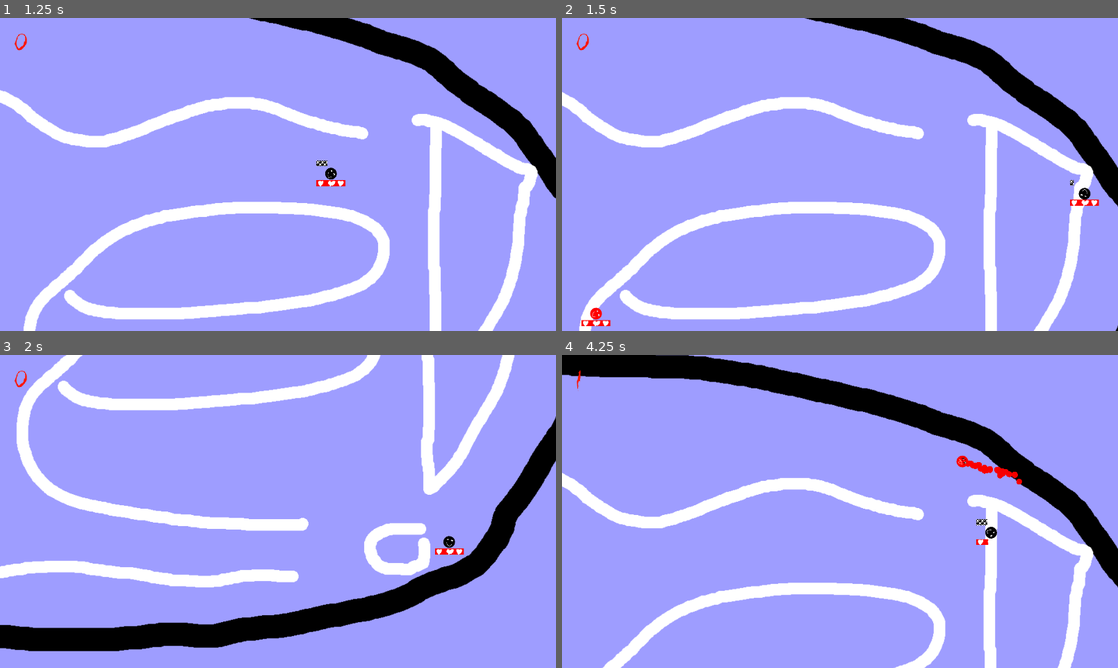
Above: before the commit, frames 1-4 (two rows, left to right).
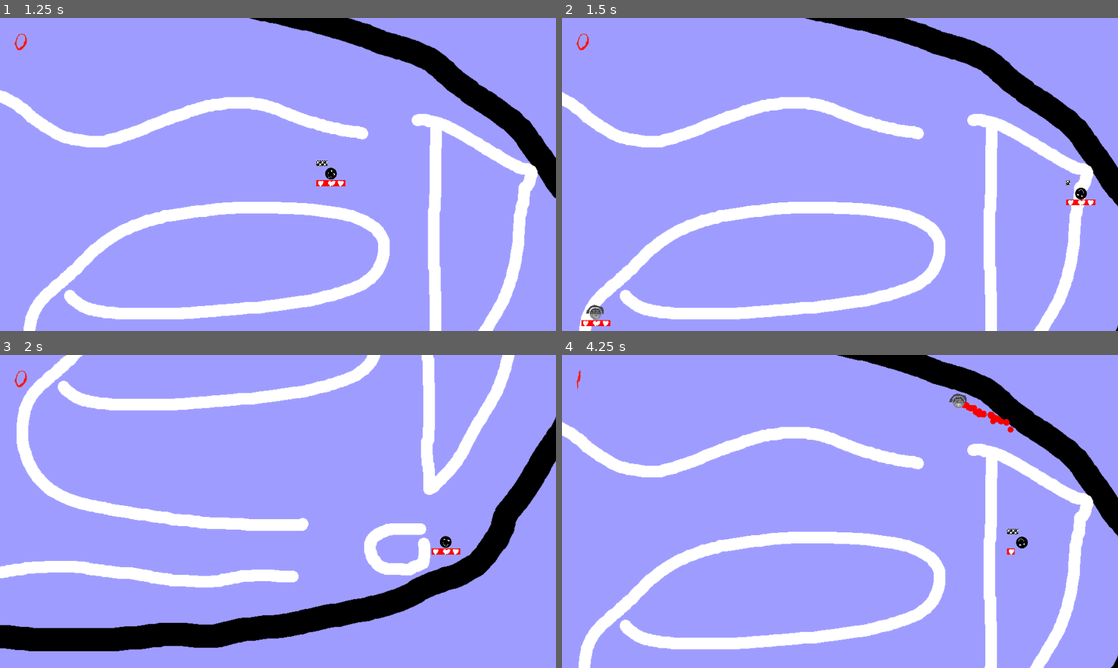
Above: after the commit, the same moments.

Repository: Junber/LD-47
Game: Godot game, scene res://Scenes/Root.tscn
Two runs of this game, one before a commit and one after it. Both use one fixed random seed, a clock stepped at 60 frames per second and the inputs below.
Inputs:
- Up to frame 1 (1.25 s): tap Enter at 0.5 s; hold D (move_right) from 0.53 s (still down); tap Space (boost) at 0.6 s
- Up to frame 2 (1.5 s): release D (move_right) at 1.28 s; hold S (move_down) from 1.28 s (still down); tap Space (boost) at 1.35 s
- Up to frame 3 (2 s): keep holding S (move_down)
- Up to frame 4 (4.25 s): release S (move_down) at 2.03 s; hold D (move_right) 2.03-2.78 s; tap Space (boost) at 2.1, 2.85, 3.6 s; hold W (move_up) 2.78-3.53 s; hold A (move_left) from 3.53 s (still down)

Frame 1 is identical in both runs. In frame 2, 0.3% of the frame differs, in the area x 4-97%, y 51-97%; in frame 3, 0.5%; in frame 4, 30%, in the area x 0-100%, y 0-100%.

Commit message:
Add Knight and fix some stuff along the way

Diff:
--- a/Scenes/IceScater.tscn
+++ b/Scenes/IceScater.tscn
@@ -7,6 +7,7 @@
 [ext_resource path="res://Resources/Graphics/EnemyDead.png" type="Texture" id=5]
 
 [sub_resource type="CircleShape2D" id=1]
+radius = 20.0
 
 [sub_resource type="Gradient" id=2]
 offsets = PoolRealArray( 0, 0.9, 1 )
@@ -35,15 +36,15 @@
 collision_mask = 5
 script = ExtResource( 1 )
 
-[node name="CollisionShape2D" type="CollisionShape2D" parent="."]
-shape = SubResource( 1 )
-
 [node name="DeadSprite" type="Sprite" parent="."]
 visible = false
 texture = ExtResource( 5 )
 
 [node name="AliveSprite" type="Sprite" parent="."]
 texture = ExtResource( 3 )
+
+[node name="CollisionShape2D" type="CollisionShape2D" parent="."]
+shape = SubResource( 1 )
 
 [node name="HealthBar" type="TextureProgress" parent="."]
 margin_left = -50.2425
--- /dev/null
+++ b/Scenes/Knight.tscn
@@ -0,0 +1,19 @@
+[gd_scene load_steps=5 format=2]
+
+[ext_resource path="res://Scripts/Knight.gd" type="Script" id=1]
+[ext_resource path="res://Resources/Graphics/KnightDead.png" type="Texture" id=2]
+[ext_resource path="res://Resources/Graphics/Knight.png" type="Texture" id=3]
+[ext_resource path="res://Scenes/Enemy.tscn" type="PackedScene" id=4]
+
+[node name="Knight" instance=ExtResource( 4 )]
+script = ExtResource( 1 )
+
+[node name="DeadSprite" parent="." index="1"]
+texture = ExtResource( 2 )
+
+[node name="AliveSprite" parent="." index="2"]
+texture = ExtResource( 3 )
+
+[node name="Polygon2D" type="Polygon2D" parent="." index="5"]
+color = Color( 0.286275, 0.286275, 0.286275, 1 )
+polygon = PoolVector2Array( 21.0351, -0.43898, 27.5831, -0.43898, 26.9879, -13.7335, 23.2178, -23.4563, -4.95862, -31.5917, -18.0547, -26.6311, -31.3492, -11.3524, -32.9366, -2.82008, -32.9366, -0.637405, -23.4121, -1.23268, -21.031, -13.9319, -16.8641, -19.6862, -10.5145, -22.4642, -3.17279, -23.0594, 4.96265, -22.6626, 9.72485, -21.472, 14.4871, -18.0988, 20.4398, -8.77283 )
--- a/Scenes/Player.tscn
+++ b/Scenes/Player.tscn
@@ -8,13 +8,13 @@
 
 [node name="Player" instance=ExtResource( 3 )]
 collision_layer = 1
-collision_mask = 6
+collision_mask = 4
 script = ExtResource( 4 )
 
-[node name="DeadSprite" parent="." index="1"]
+[node name="DeadSprite" parent="." index="0"]
 texture = ExtResource( 5 )
 
-[node name="AliveSprite" parent="." index="2"]
+[node name="AliveSprite" parent="." index="1"]
 texture = ExtResource( 1 )
 
 [node name="BoostCooldownProgessBar" type="TextureProgress" parent="." index="5"]
--- a/Scripts/Enemy.gd
+++ b/Scripts/Enemy.gd
@@ -5,12 +5,22 @@
 signal enemyDied
 signal enemyDidNotDie
 
+func protected(_collider):
+	return false
+
 func collideWithIceScater(collider):
-	bounceOffOfIceScater(collider)
+	if dead or collider.dead:
+		return
+
 	var damageToOther = damageDealt()
-	if takeDamage(collider.damageDealt()):
-		damageToOther = 0
-		emit_signal("enemyDied")
+	if !protected(collider):
+		bounceOffOfIceScater(collider)
+		takeDamage(collider.damageDealt())
+		if dead:
+			damageToOther = 0
+			emit_signal("enemyDied")
+		else:
+			emit_signal("enemyDidNotDie")
 	else:
 		emit_signal("enemyDidNotDie")
 	collider.bounceOffOfIceScater(self)
--- a/Scripts/EnemySpawnPath.gd
+++ b/Scripts/EnemySpawnPath.gd
@@ -3,12 +3,14 @@
 onready var timer = $EnemySpawnTimer
 var enemyScenes = [
 	load("res://Scenes/Enemy.tscn"),
-	load("res://Scenes/Cyborg.tscn")
+	load("res://Scenes/Cyborg.tscn"),
+	load("res://Scenes/Knight.tscn")
 ]
 export var minimumSpawnDistance = 500
 
 
 func _ready():
+	randomize()
 	spawnEnemy()
 
 func getNewSpawnPosition():
--- /dev/null
+++ b/Scripts/Knight.gd
@@ -0,0 +1,7 @@
+extends "res://Scripts/Enemy.gd"
+
+func protected(collider):
+	return abs((global_position - collider.global_position).angle_to(Vector2(0,1))) <= PI / 2
+
+func _process(_delta):
+	rotationSpeed = 0
Binary file added: Resources/Graphics/Knight.png
Not shown, added: Resources/Graphics/Knight.png.import
Binary file added: Resources/Graphics/KnightDead.png
Not shown, added: Resources/Graphics/KnightDead.png.import
